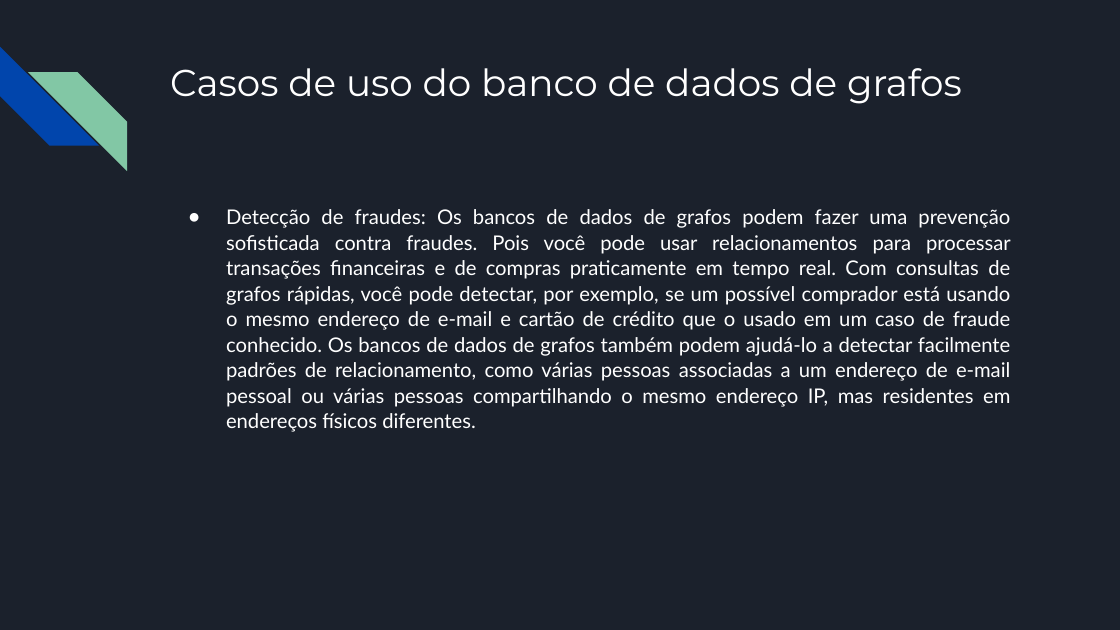
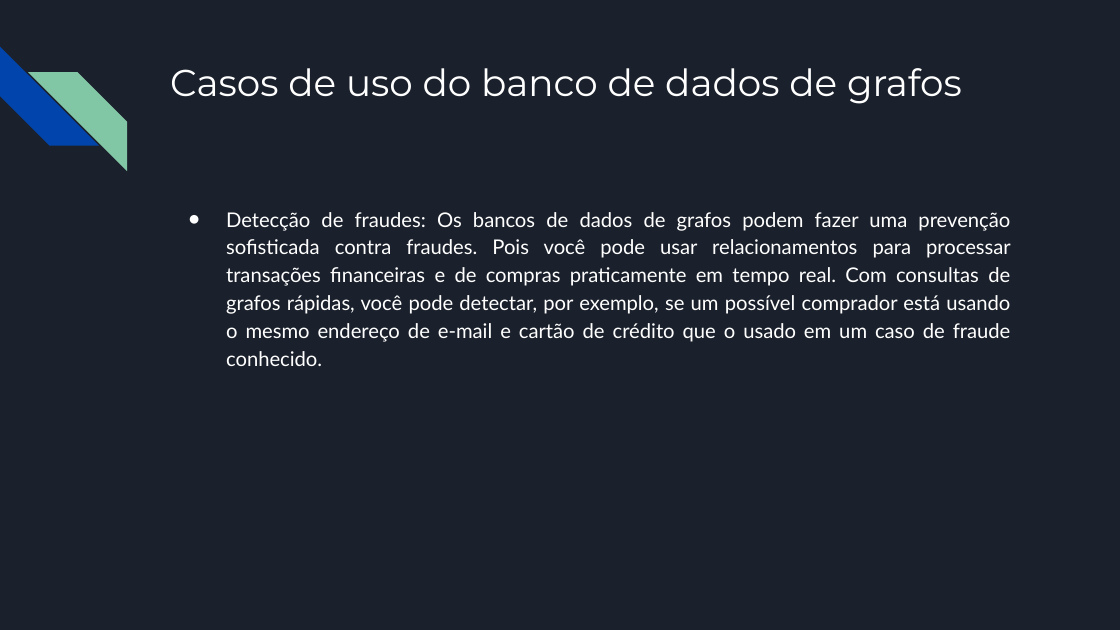
Before and after one commit to AndersonRichard/Faculdade, a slide deck: slide 11 of Terceiro Semestre/Projeto_de_BD_e_Consulta_SQL/Trabalhos/Banco de dados Orientados a grafos.pptx (slide 10 before the commit). Drawn at 1120x630 pixels with LibreOffice and Linux fonts; fonts in the diff are those of the drawing. Boxes give left, top, right and bottom in pixels: in the first picture for what was removed or moved away, otherwise in the second. Text is boxed around its words. In the diff, an @@ line names an element or a change of style, - is before the commit and + after.

```diff
--- a/Terceiro Semestre/Projeto_de_BD_e_Consulta_SQL/Trabalhos/Banco de dados Orientados a grafos.pptx
+++ b/Terceiro Semestre/Projeto_de_BD_e_Consulta_SQL/Trabalhos/Banco de dados Orientados a grafos.pptx
@@ text at [226, 212, 1011, 366]: text changed @@
-● Detecção de fraudes: Os bancos de dados de grafos podem fazer uma prevenção sofisticada contra fraudes. Pois você pode usar relacionamentos para processar transações financeiras e de compras praticamente em tempo real. Com consultas de grafos rápidas, você pode detectar, por exemplo, se um possível comprador está usando o mesmo endereço de e-mail e cartão de crédito que o usado em um caso de fraude conhecido. Os bancos de dados de grafos também podem ajudá-lo a detectar facilmente padrões de relacionamento, como várias pessoas associadas a um endereço de e-mail pessoal ou várias pessoas compartilhando o mesmo endereço IP, mas residentes em endereços físicos diferentes.
+● Detecção de fraudes: Os bancos de dados de grafos podem fazer uma prevenção sofisticada contra fraudes. Pois você pode usar relacionamentos para processar transações financeiras e de compras praticamente em tempo real. Com consultas de grafos rápidas, você pode detectar, por exemplo, se um possível comprador está usando o mesmo endereço de e-mail e cartão de crédito que o usado em um caso de fraude conhecido.
```
Also in this commit, not shown: 5 other slides changed, 1 slide added.
